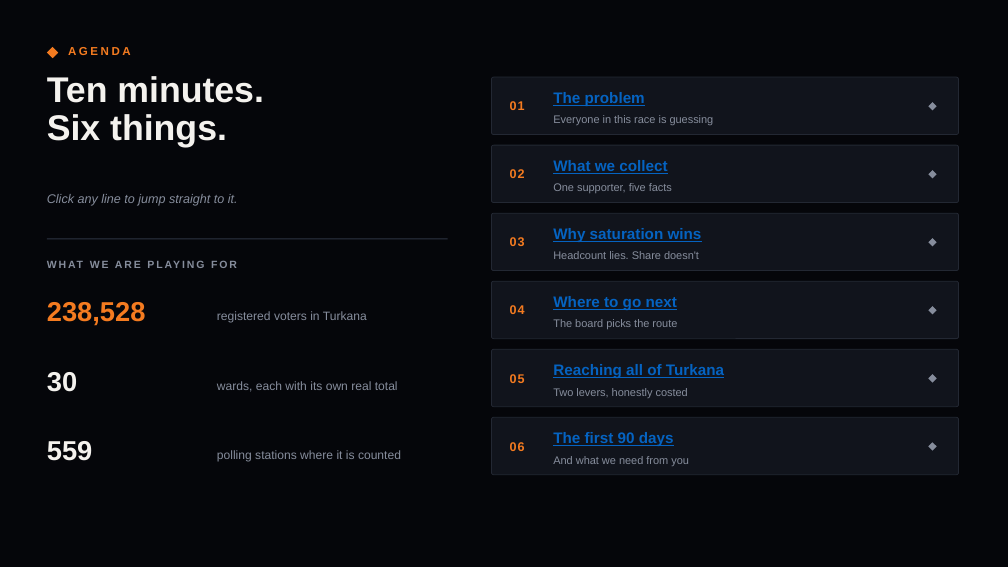
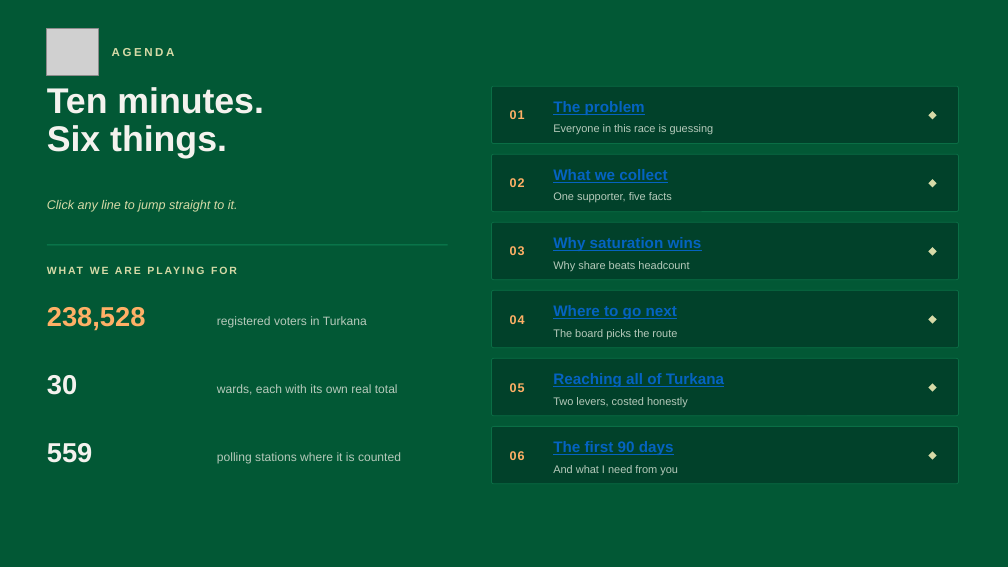
Before and after one commit to breezy-ke/Jarvis-, a slide deck: slide 2 of akiyar/docs/turkana-board-deck.pptx. Drawn at 1008x567 pixels with LibreOffice and Linux fonts; fonts in the diff are those of the drawing; grey boxes stand for pictures. Boxes give left, top, right and bottom in pixels: in the first picture for what was removed or moved away, otherwise in the second. Text is boxed around its words. In the diff, an @@ line names an element or a change of style, - is before the commit and + after.

```diff
--- a/akiyar/docs/turkana-board-deck.pptx
+++ b/akiyar/docs/turkana-board-deck.pptx
@@ background #05060A to #025835 @@
@@ picture added at (x1=47, y1=29, x2=98, y2=76) @@
@@ diamond removed at (x1=47, y1=47, x2=58, y2=58) @@
@@ text "AGENDA" moved from (x1=68, y1=47, x2=131, y2=55) to (x1=112, y1=48, x2=175, y2=56) @@
@@ text "AGENDA" at (x1=112, y1=48, x2=175, y2=56): text colour #F47B20 to #D6DAA7 @@
@@ text "Ten minutes." moved from (x1=47, y1=76, x2=264, y2=147) to (x1=47, y1=87, x2=264, y2=158) @@
@@ text "The problem" moved from (x1=553, y1=92, x2=645, y2=106) to (x1=553, y1=101, x2=645, y2=115) @@
@@ text "What we collect" moved from (x1=553, y1=160, x2=667, y2=174) to (x1=553, y1=169, x2=667, y2=183) @@
@@ text "Click any line to jump ..." at (x1=47, y1=200, x2=238, y2=212): text colour #868D9C to #D6DAA7 @@
@@ text "Why saturation wins" moved from (x1=553, y1=228, x2=702, y2=242) to (x1=553, y1=237, x2=702, y2=251) @@
@@ text "WHAT WE ARE PLAYING FOR" at (x1=47, y1=259, x2=448, y2=281): text colour #868D9C to #D6DAA7 @@
@@ line moved from (47, 239) - (448, 239) to (47, 245) - (448, 245) @@
@@ line (47, 245) - (448, 245): stroke #2E3543 1 pt to #0E8455 1 pt @@
@@ text at (x1=553, y1=261, x2=689, y2=271): text changed; text colour #868D9C to #B5C9BA @@
-Headcount lies. Share doesn't
+Why share beats headcount
@@ text "Where to go next" moved from (x1=553, y1=296, x2=677, y2=310) to (x1=553, y1=305, x2=677, y2=319) @@
@@ text colour #868D9C to #B5C9BA in 6 elements at (x1=217, y1=452, x2=401, y2=464), (x1=217, y1=384, x2=398, y2=395), (x1=217, y1=316, x2=367, y2=327), (x1=553, y1=124, x2=714, y2=135), (x1=553, y1=192, x2=672, y2=202), (x1=553, y1=329, x2=677, y2=339) @@
@@ text colour #F47B20 to #FFB066 in 7 elements at (x1=47, y1=307, x2=146, y2=330), (x1=510, y1=110, x2=525, y2=119), (x1=510, y1=178, x2=525, y2=187), (x1=510, y1=246, x2=525, y2=255), (x1=510, y1=451, x2=525, y2=460), (x1=510, y1=315, x2=525, y2=324), (x1=510, y1=383, x2=525, y2=392) @@
@@ text "Reaching all of Turkana" moved from (x1=553, y1=364, x2=724, y2=378) to (x1=553, y1=373, x2=724, y2=387) @@
@@ text at (x1=553, y1=397, x2=688, y2=407): text changed; text colour #868D9C to #B5C9BA @@
-Two levers, honestly costed
+Two levers, costed honestly
@@ fill #11141C to #01412A; outline #232833 0.75 pt to #0A6E45 0.75 pt in 6 elements at (x1=492, y1=86, x2=959, y2=144), (x1=492, y1=154, x2=959, y2=212), (x1=492, y1=222, x2=959, y2=280), (x1=492, y1=290, x2=959, y2=348), (x1=492, y1=358, x2=959, y2=416), (x1=492, y1=426, x2=959, y2=484) @@
@@ text "The first 90 days" moved from (x1=553, y1=432, x2=674, y2=446) to (x1=553, y1=441, x2=674, y2=455) @@
@@ text at (x1=553, y1=465, x2=678, y2=475): text changed; text colour #868D9C to #B5C9BA @@
-And what we need from you
+And what I need from you
@@ 9 texts, 6 diamonds, 6 rounded rectangles moved together from (x1=492, y1=77, x2=959, y2=475) to (x1=492, y1=86, x2=959, y2=484) @@
@@ fill #868D9C to #D6DAA7 in 6 elements at (x1=929, y1=111, x2=937, y2=119), (x1=929, y1=315, x2=937, y2=324), (x1=929, y1=383, x2=937, y2=392), (x1=929, y1=179, x2=937, y2=188), (x1=929, y1=247, x2=937, y2=256), (x1=929, y1=451, x2=937, y2=460) @@
```
Also in this commit, not shown: 12 other slides changed, 10 other files.
